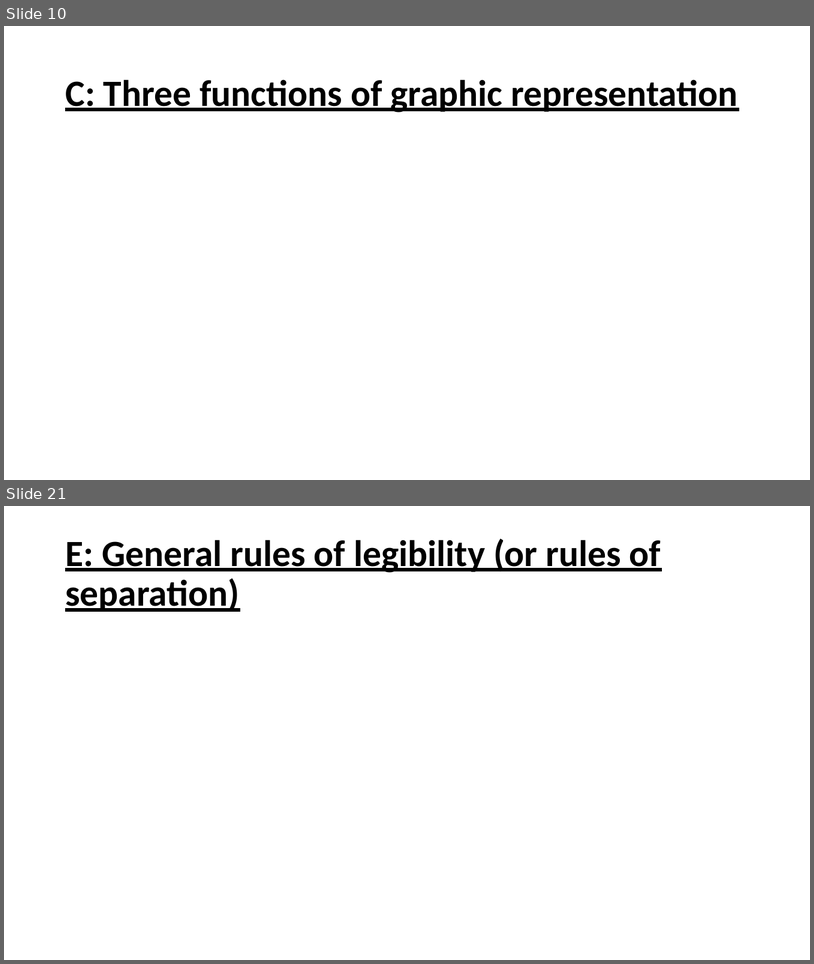
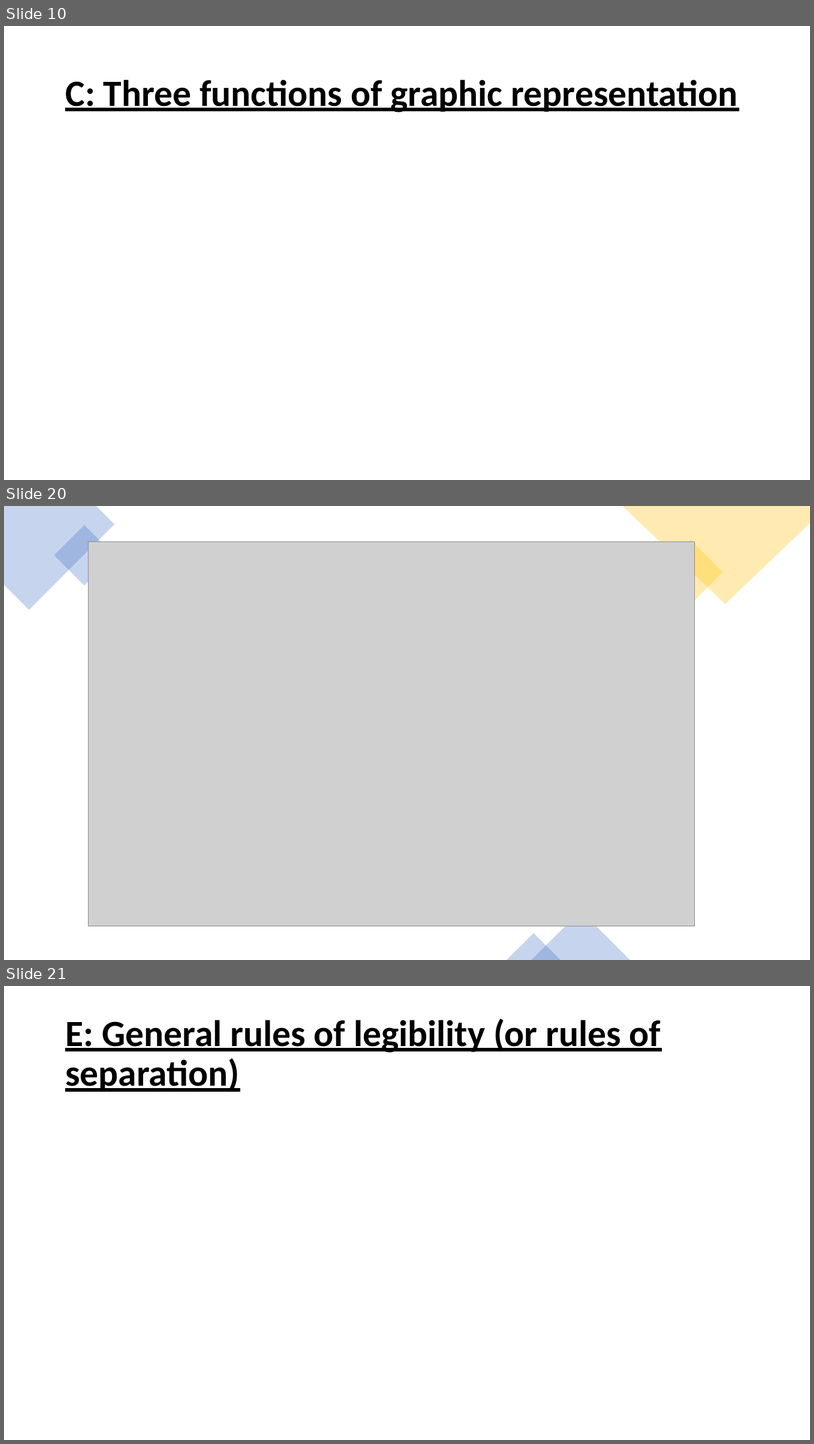
Before and after one commit to Jiaxin-yyjx/Visualization-D3.js-Lab, a slide deck: midterm/SoMSummery.pptx. Shown one above the other, each under a label of ours: slides 10 and 21 before the commit, slides 10, 20 and 21 after it; the slides between them are not shown. The pictures are 814x964 and 814x1444 pixels, drawn with LibreOffice and Linux fonts; fonts in the diff are those of the drawing; grey boxes stand for pictures. Boxes give left, top, right and bottom in pixels: in the first picture for what was removed or moved away, otherwise in the second. Text is boxed around its words. In the diff, an @@ line names an element or a change of style, - is before the commit and + after.

```diff
--- a/midterm/SoMSummery.pptx
+++ b/midterm/SoMSummery.pptx
@@ slide 20 added at (4, 506, 810, 960), background #FFFFFF @@
@@ freeform shape added at (4, 506, 115, 610), fill #4472C4 at 30% opacity @@
@@ freeform shape added at (623, 506, 810, 604), fill #FFC000 at 30% opacity @@
@@ rectangle added at (54, 525, 115, 586), fill #4472C4 at 30% opacity @@
@@ rectangle added at (659, 540, 723, 604), fill #FFC000 at 30% opacity @@
@@ picture added at (89, 542, 695, 926) @@
@@ triangle added at (531, 911, 630, 960), fill #4472C4 at 30% opacity @@
@@ triangle added at (507, 933, 561, 960), fill #4472C4 at 30% opacity @@
```
Also in this commit, not shown: 1 slide changed, 1 other slide added, 2 slides removed, 1 other file.
